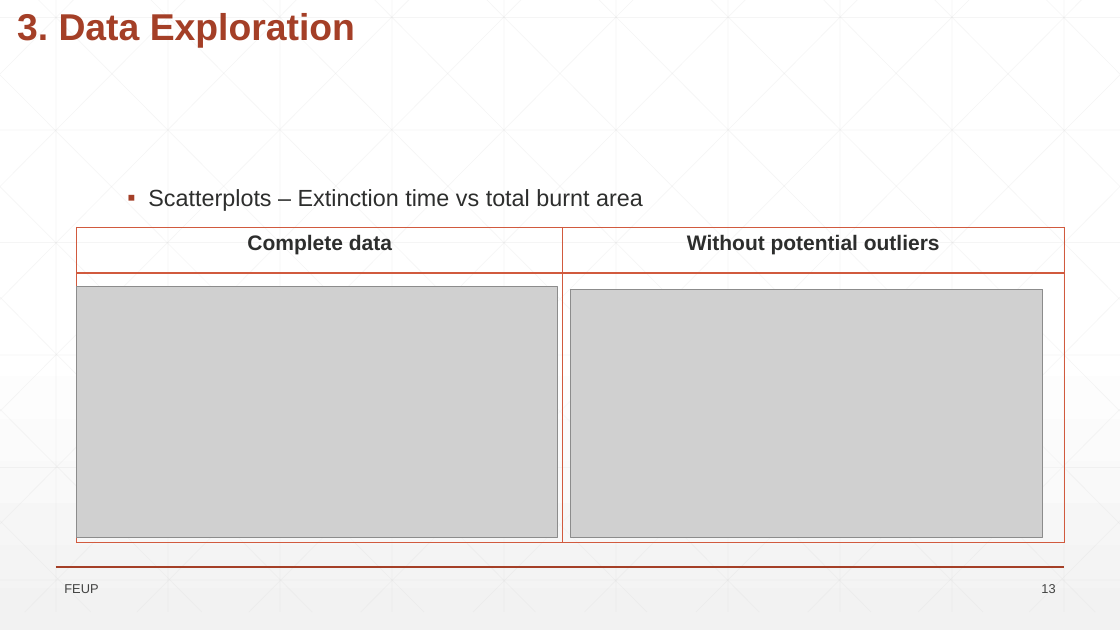
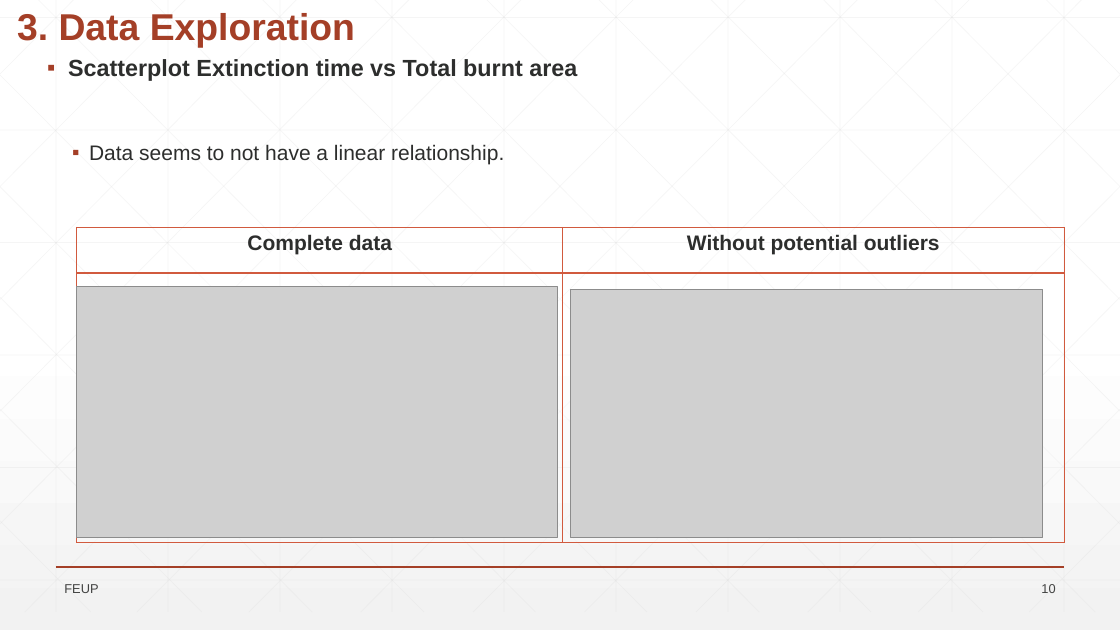
Before and after one commit to VascoBartolo/FCED_project, a slide deck: slide 10 of Trabalho_FSDE_stats_CT_VB/Wild_Fires_presentation.pptx (slide 13 before the commit). Drawn at 1120x630 pixels with LibreOffice and Linux fonts; fonts in the diff are those of the drawing; grey boxes stand for pictures; background and template pictures are left out. Boxes give left, top, right and bottom in pixels: in the first picture for what was removed or moved away, otherwise in the second. Text is boxed around its words. In the diff, an @@ line names an element or a change of style, - is before the commit and + after.

```diff
--- a/Trabalho_FSDE_stats_CT_VB/Wild_Fires_presentation.pptx
+++ b/Trabalho_FSDE_stats_CT_VB/Wild_Fires_presentation.pptx
@@ text added at (x1=68, y1=59, x2=577, y2=164), 20 pt, text #2D2E2D, bold @@
+▪ Scatterplot Extinction time vs Total burnt area
+  ▪ Data seems to not have a linear relationship.
@@ text removed at (x1=148, y1=189, x2=643, y2=211) @@
-▪ Scatterplots – Extinction time vs total burnt area
@@ page number at (x1=1041, y1=584, x2=1055, y2=593): text changed @@
-13
+10
```
Also in this commit, not shown: 19 other slides changed, 1 slide added, 1 slide removed, 1 other file.
